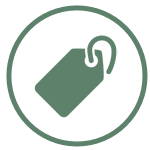
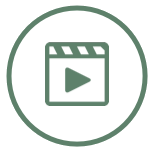
Comparing the layer stacks of the two (150, 150) images. Changes:
showed "Movie Rec" over [6, 5, 148, 147]
hid "Product Rec" over [6, 5, 148, 147]
